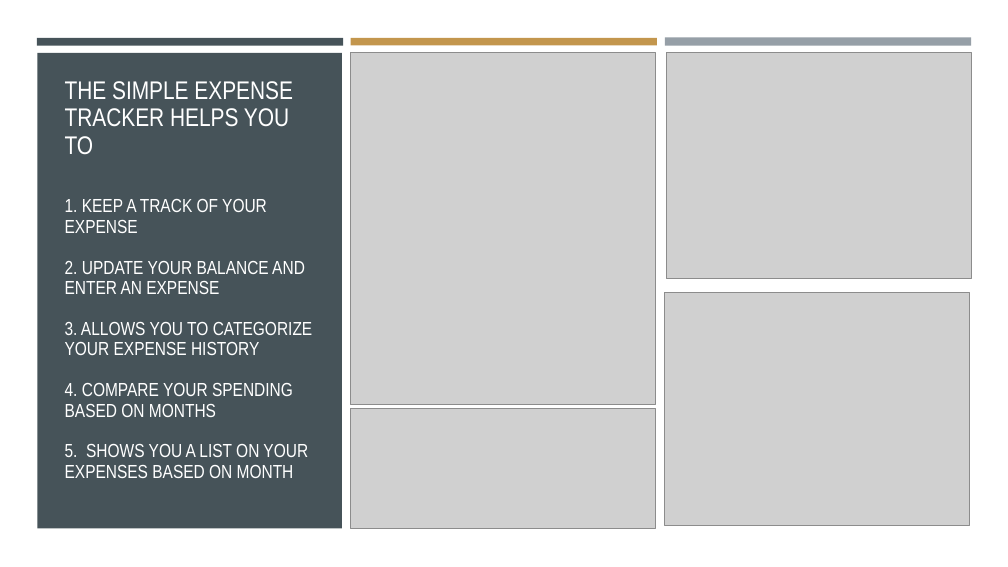
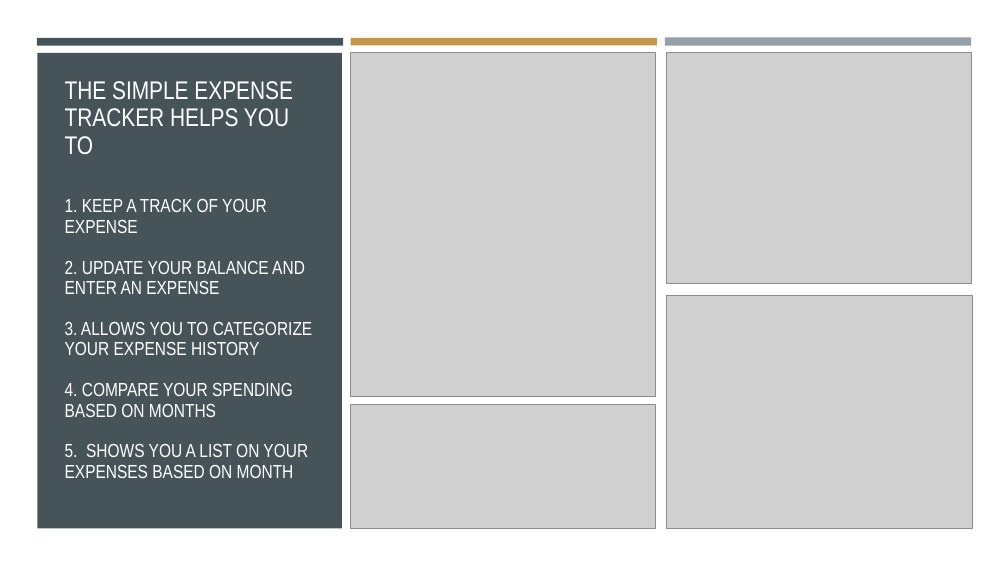
Before and after one commit to jfergu90/Simple-Expense-Tracker, a slide deck: slide 3 of Simple Expense tracker PPT.pptx. Drawn at 1008x567 pixels with LibreOffice and Linux fonts; fonts in the diff are those of the drawing; grey boxes stand for pictures. Boxes give left, top, right and bottom in pixels: in the first picture for what was removed or moved away, otherwise in the second. Text is boxed around its words. In the diff, an @@ line names an element or a change of style, - is before the commit and + after.

```diff
--- a/Simple Expense tracker PPT.pptx
+++ b/Simple Expense tracker PPT.pptx
@@ picture: place and size @@
-picture at box(351, 53, 656, 405)
+picture at box(351, 53, 656, 397)
@@ picture: place and size @@
-picture at box(666, 53, 972, 279)
+picture at box(666, 53, 972, 284)
@@ picture: place and size @@
-picture at box(665, 292, 969, 526)
+picture at box(666, 296, 972, 529)
@@ picture: place and size @@
-picture at box(351, 409, 656, 529)
+picture at box(351, 405, 656, 529)
```
